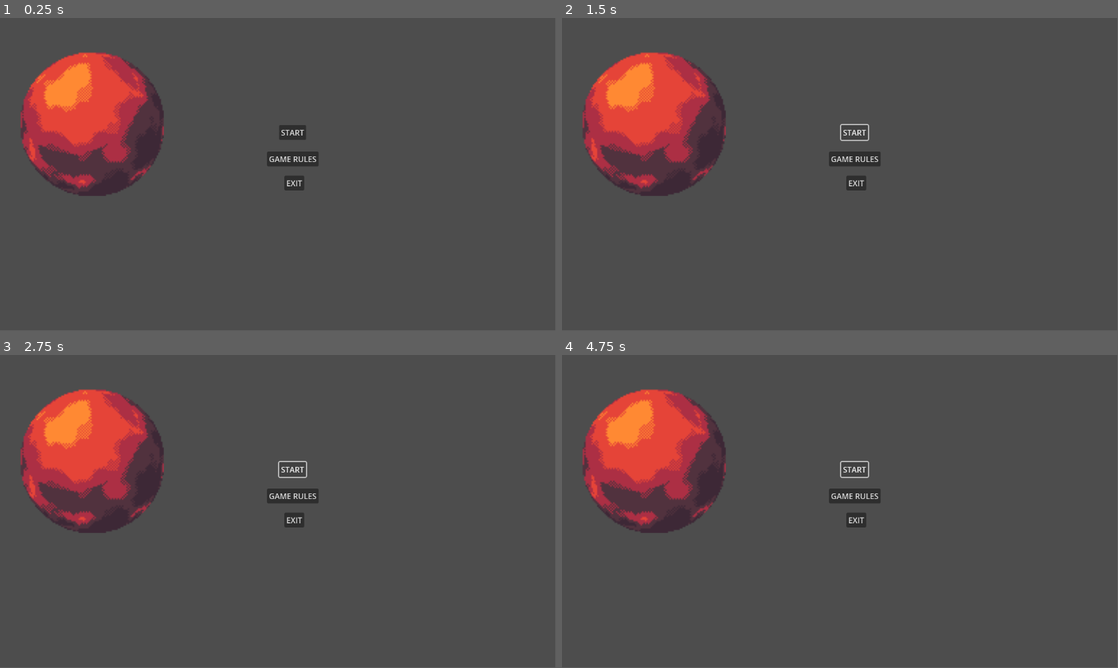
Above: before the commit, frames 1-4 (two rows, left to right).
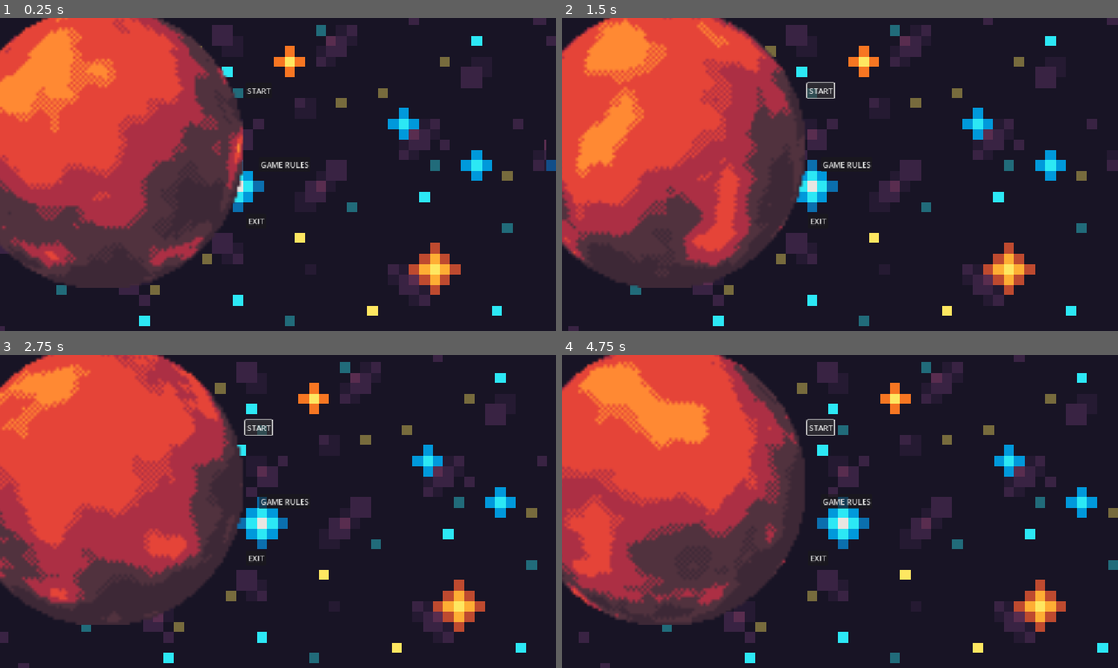
Above: after the commit, the same moments.

Repository: andreacisc/group3-2d-game
Game: Godot game, scene res://start_scene.tscn
Two runs of this game, one before a commit and one after it. Both use one fixed random seed, a clock stepped at 60 frames per second and the inputs below. The project has no main scene, so this scene is started directly.
Inputs:
- Up to frame 1 (0.25 s): no input
- Up to frame 2 (1.5 s): click "START" at 0.5 s; click "START" at 1.25 s
- Up to frame 3 (2.75 s): tap Enter (ui_accept) at 2 s; hold D (move_right) from 2.03 s (still down); tap W (jump) at 2.27 s
- Up to frame 4 (4.75 s): tap W (jump) at 3.02, 4.52 s; release D (move_right) at 3.53 s; hold A (move_left) 3.53-4.28 s; hold D (move_right) from 4.28 s (still down)
In our replay, the window is 799x449 before the commit and 800x450 after it. These sizes can differ from the game's own. Grey fills any space a smaller window leaves; there, only what the larger window draws over its background counts as a difference.

The runs differ from the first frame. In frame 1, 97% of the frame differs, in the area x 0-100%, y 0-100%; in frame 2, 97%; in frame 3, 97%; in frame 4, 97%.

Commit message:
added background to start menu, got animatedsprite to animate (start menu)

Diff:
--- a/our-2d-game/animated_planet.gd
+++ b/our-2d-game/animated_planet.gd
@@ -8,4 +8,4 @@
 
 # Called every frame. 'delta' is the elapsed time since the previous frame.
 func _process(delta: float) -> void:
-	pass
+	play()
--- a/our-2d-game/project.godot
+++ b/our-2d-game/project.godot
@@ -17,6 +17,10 @@
 [autoload]
 
 Global="*res://Global.gd"
+
+[display]
+
+window/stretch/mode="canvas_items"
 
 [input]
 
--- a/our-2d-game/start_scene.tscn
+++ b/our-2d-game/start_scene.tscn
@@ -1,5 +1,6 @@
-[gd_scene load_steps=54 format=3 uid="uid://booe42muupdbf"]
-
+[gd_scene load_steps=55 format=3 uid="uid://booe42muupdbf"]
+
+[ext_resource type="Texture2D" uid="uid://m3ak1y1k1mas" path="res://Assets/start_menu/Space_Stars8.png" id="1_jfucu"]
 [ext_resource type="Texture2D" uid="uid://ojtsjve0b4p8" path="res://Assets/start_menu/planet spritesheet.png" id="1_mbe3m"]
 [ext_resource type="Script" uid="uid://c8k3x6wfr4aro" path="res://animated_planet.gd" id="2_kyjdd"]
 
@@ -363,30 +364,42 @@
 
 [node name="Node2D" type="Node2D"]
 
+[node name="Parallax2D" type="Parallax2D" parent="."]
+repeat_size = Vector2(1250, 0)
+autoscroll = Vector2(20, 0)
+repeat_times = 3
+
+[node name="SpaceStars8" type="Sprite2D" parent="Parallax2D"]
+texture_filter = 1
+position = Vector2(563.00006, 327)
+scale = Vector2(21.48387, 21.48387)
+texture = ExtResource("1_jfucu")
+
 [node name="animated_planet" type="AnimatedSprite2D" parent="."]
-position = Vector2(190, 219)
-scale = Vector2(3, 3)
+position = Vector2(210.25002, 266.25)
+scale = Vector2(5.865, 5.865)
 sprite_frames = SubResource("SpriteFrames_5xo8t")
-frame_progress = 0.72967404
+frame_progress = 0.24433279
 script = ExtResource("2_kyjdd")
 
 [node name="start_button" type="Button" parent="."]
-offset_left = 579.0
-offset_top = 222.0
-offset_right = 635.0
-offset_bottom = 253.0
+offset_left = 508.0
+offset_top = 135.0
+offset_right = 564.0
+offset_bottom = 166.0
+theme_override_colors/icon_hover_color = Color(0.64509666, 0.9964588, 0.5306382, 1)
 text = "START"
 
 [node name="game_rules_button" type="Button" parent="."]
-offset_left = 554.0
-offset_top = 277.0
-offset_right = 661.0
-offset_bottom = 308.0
+offset_left = 536.0
+offset_top = 288.0
+offset_right = 643.0
+offset_bottom = 319.0
 text = "GAME RULES"
 
 [node name="Button" type="Button" parent="."]
-offset_left = 590.0
-offset_top = 327.0
-offset_right = 631.0
-offset_bottom = 358.0
+offset_left = 510.0
+offset_top = 405.0
+offset_right = 551.0
+offset_bottom = 436.0
 text = "EXIT"
Binary file added: our-2d-game/Assets/start_menu/Space_Stars8.png
Not shown, added: our-2d-game/Assets/start_menu/Space_Stars8.png.import
Not shown, changed: .DS_Store
Not shown, changed: our-2d-game/.DS_Store
